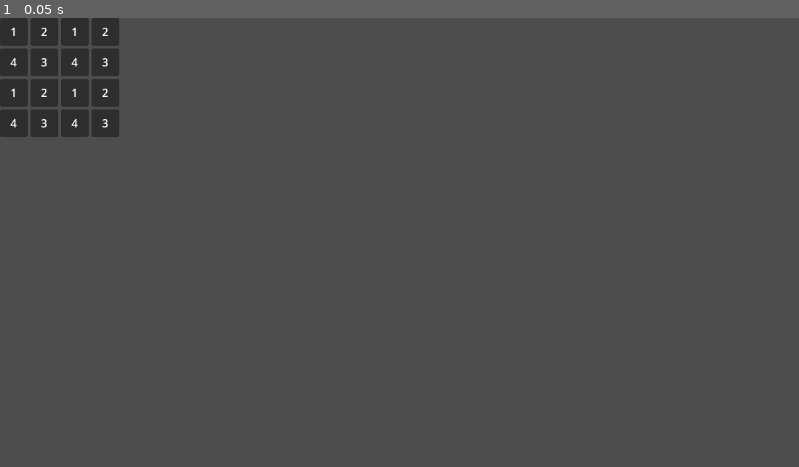
Above: before the commit, frame 1.
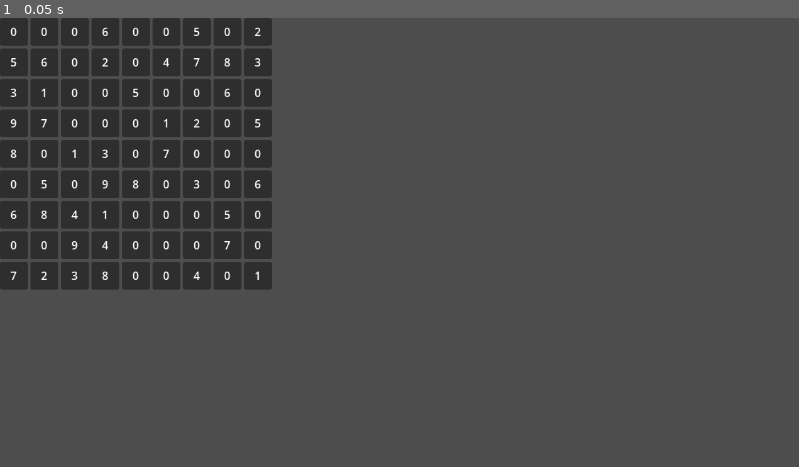
Above: after the commit, the same moment.

Repository: Tkach-Illia/Sudoku
Game: Godot game, scene res://scenes/main.tscn
Same seed, same stepped clock (60 frames per second), same inputs: the game is played once before the commit and once after it.
Inputs:
- Up to frame 1 (0.05 s): no input

The runs differ from the first frame. In frame 1, 13% of the frame differs, in the area x 0-35%, y 0-61%.

Commit message:
Added filling board withot backtracking

Diff:
--- a/scenes/main.tscn
+++ b/scenes/main.tscn
@@ -6,6 +6,7 @@
 [node name="Node2D" type="Node2D" unique_id=1934224561 node_paths=PackedStringArray("board_node")]
 script = ExtResource("1_0wfyh")
 board_node = NodePath("Board")
+numbers = null
 
 [node name="Board" parent="." unique_id=1810149725 instance=ExtResource("1_o5qli")]
 size_flags_horizontal = 4
--- a/scripts/main.gd
+++ b/scripts/main.gd
@@ -1,7 +1,7 @@
 extends Node2D
 class_name Main
 
-static var row_size: int = 2
+static var row_size: int = 3
 
 @export var board_node: Control
 var board_array: Array
@@ -92,22 +92,28 @@
 
 	return board
 
-func generate_board(element):
-	var board: Array[Array]
+func generate_board():
+	var board :Array[Array]= []
+	for i in row_size:
+		var row := []
+		for j in row_size:
+			row.append(generate_empty_grid())
+		board.append(row)
+	return board
 
-	for row in row_size:
-		var new_row: Array = []
 
-		for col in row_size:
-			new_row.append(element)
-
-		board.append(new_row)
-
-	return board
+func generate_empty_grid():
+	var grid :Array[Array]= []
+	for i in row_size:
+		var row := []
+		for j in row_size:
+			row.append(0)
+		grid.append(row)
+	return grid
 
 func fill_board():
 	var pairs: Array[Array] = generate_board_pairs()
-	var board: Array[Array] = generate_board(generate_board(0))
+	var board: Array[Array] = generate_board()
 	print(board)
 	while not pairs.is_empty():
 		var pair: Array = pairs.pick_random()
